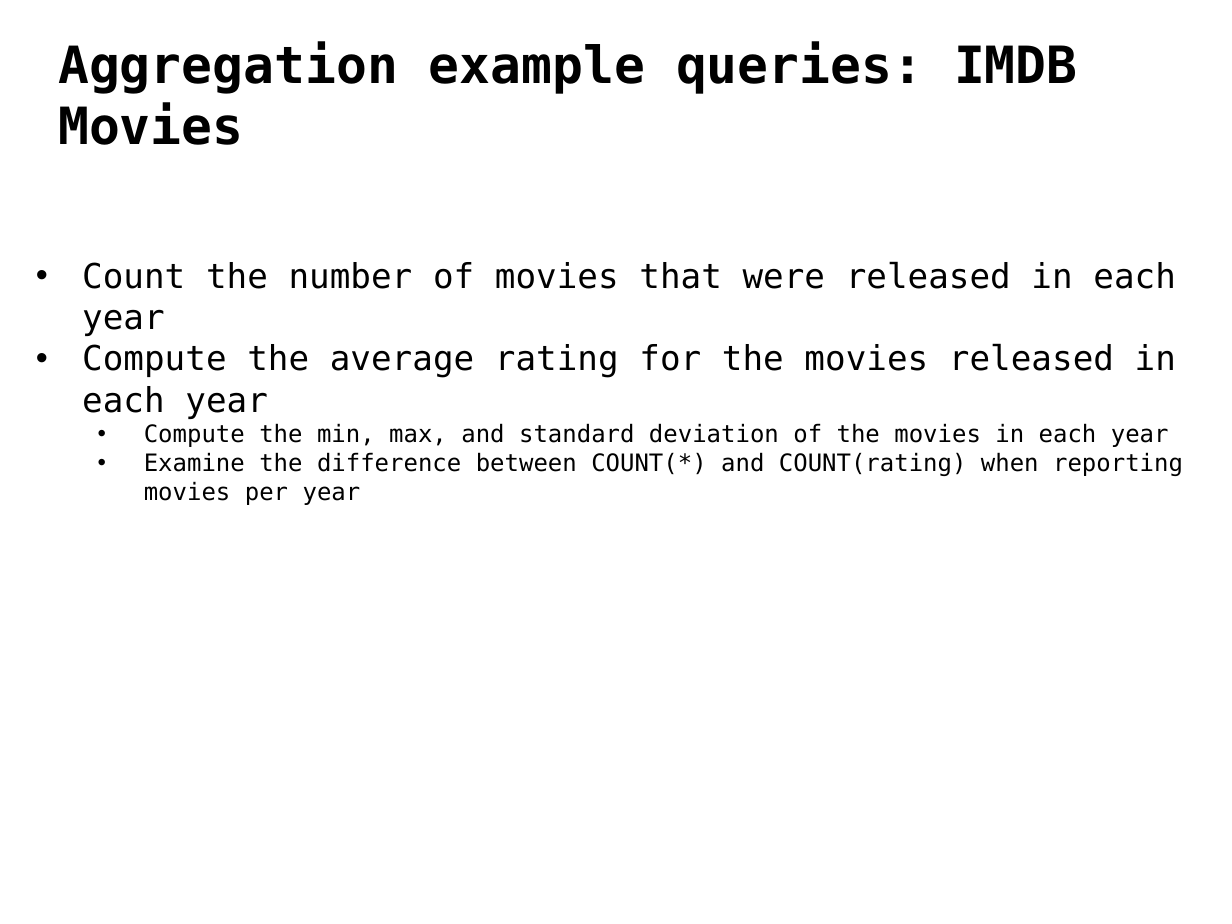
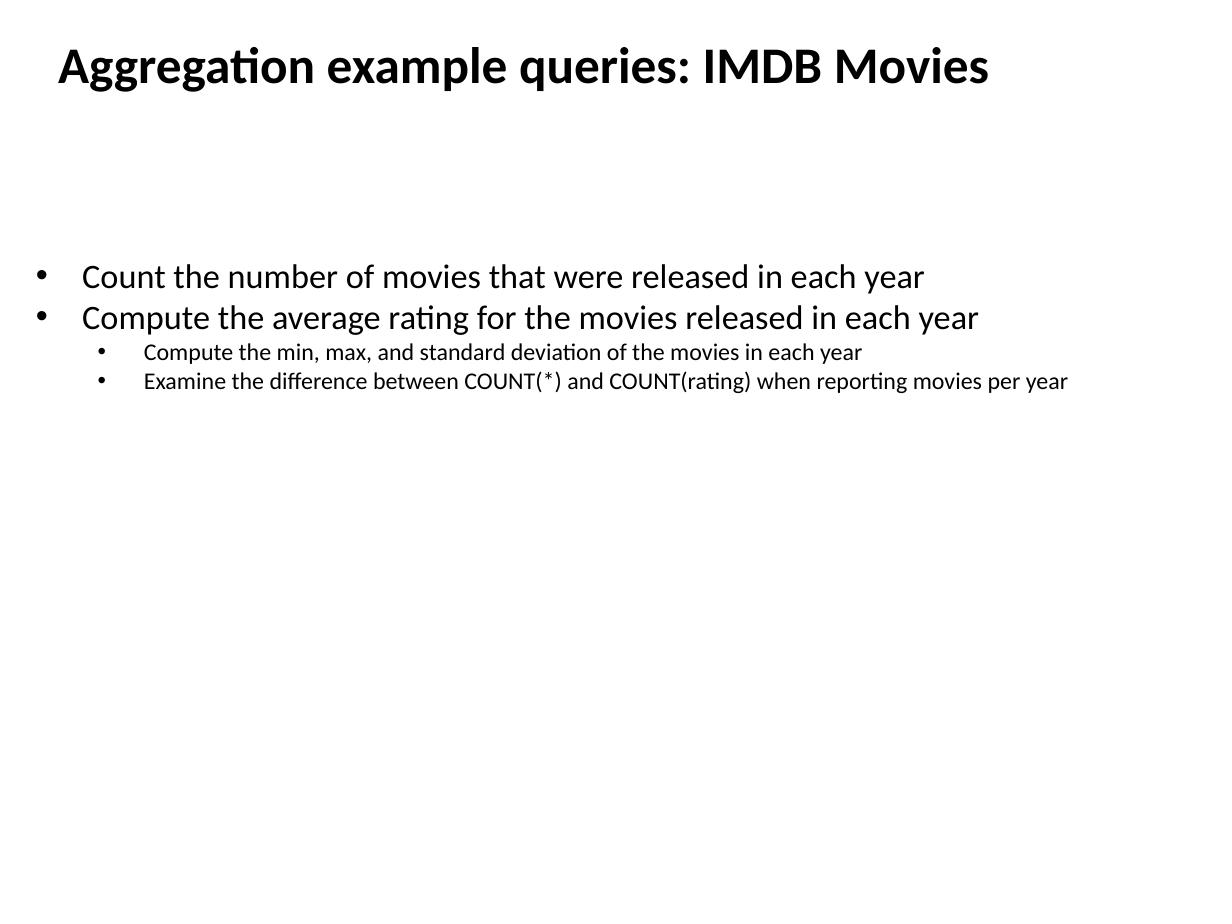
Before and after one commit to ipeirotis/introduction-to-databases, a slide deck: slide 9 of session5/D-SQL_Aggregation_Queries.pptx. Drawn at 1232x924 pixels with LibreOffice and Linux fonts; fonts in the diff are those of the drawing. Boxes give left, top, right and bottom in pixels: in the first picture for what was removed or moved away, otherwise in the second. Text is boxed around its words. In the diff, an @@ line names an element or a change of style, - is before the commit and + after.

```diff
--- a/session5/D-SQL_Aggregation_Queries.pptx
+++ b/session5/D-SQL_Aggregation_Queries.pptx
@@ text "Aggregation example queries: IMDB Movies" at [58,47,989,92]: font DejaVu Sans Mono to Calibri @@
@@ text "Count the number of movies ..." at [82,264,1068,393]: font DejaVu Sans Mono to Calibri @@
```
Also in this commit, not shown: 20 other slides changed, 1 slide removed.
